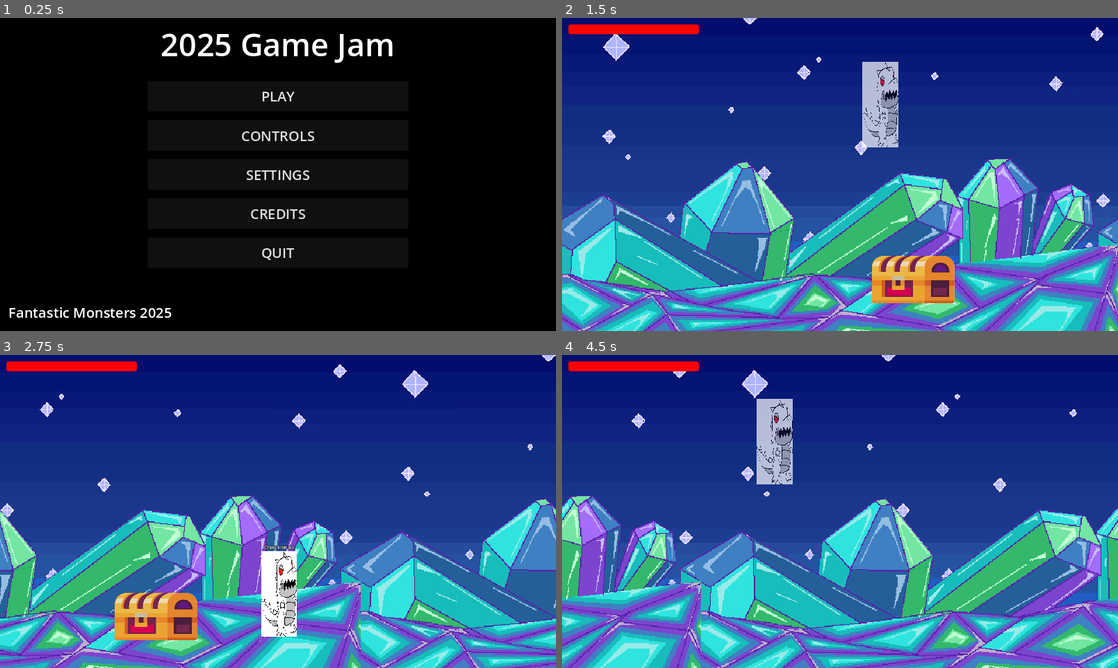
Above: before the commit, frames 1-4 (two rows, left to right).
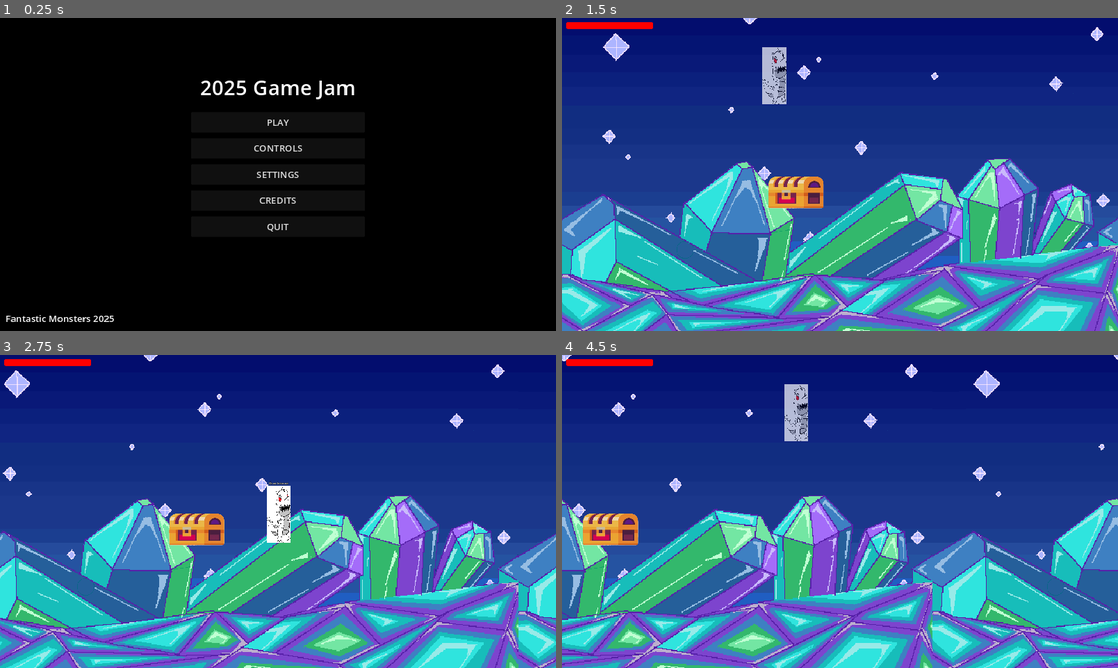
Above: after the commit, the same moments.

Repository: RandomlyZay/2025-game-jam
Game: Godot game, scene res://ui/menus/main_menu/main_menu.tscn
Two runs of this game, one before a commit and one after it. Both use one fixed random seed, a clock stepped at 60 frames per second and the inputs below.
Inputs (mouse positions are in pixels of both pictures, inside the frame that each line leads up to):
- Up to frame 1 (0.25 s): no input
- Up to frame 2 (1.5 s): click "PLAY" at 0.5 s; tap Enter (ui_accept) at 1.25 s; move the mouse to (962, 158) at 1.27 s; hold D (move_right) from 1.28 s (still down); tap Space (dash) at 1.35 s; click (962, 158) at 1.42 s
- Up to frame 3 (2.75 s): tap Enter (ui_accept) at 1.52, 2.27 s; move the mouse to (166, 527) at 2.02 s; release D (move_right) at 2.03 s; hold S (move_down) from 2.03 s (still down); tap E (interact) at 2.1 s
- Up to frame 4 (4.5 s): move the mouse to (895, 442) at 2.77 s; release S (move_down) at 2.78 s; hold D (move_right) 2.78-3.53 s; tap Space (dash) at 2.85, 4.35 s; move the mouse to (812, 574) at 3.52 s; hold W (move_up) 3.53-4.28 s; tap E (interact) at 3.6 s; click (812, 574) at 3.67 s; tap Enter (ui_accept) at 3.77 s; move the mouse to (1006, 558) at 4.27 s; hold A (move_left) from 4.28 s (still down)

The runs differ from the first frame. In frame 1, 3.3% of the frame differs, in the area x 1-71%, y 4-98%; in frame 2, 6.5%; in frame 3, 44%; in frame 4, 48%, in the area x 0-100%, y 0-100%.

Commit message:
Increased game resolution from 1280x720 to 1920x1080

Diff:
--- a/project.godot
+++ b/project.godot
@@ -24,8 +24,8 @@
 
 [display]
 
-window/size/viewport_width=1280
-window/size/viewport_height=720
+window/size/viewport_width=1920
+window/size/viewport_height=1080
 window/size/mode=3
 window/size/resizable=false
 window/stretch/mode="canvas_items"
--- a/stages/level1/level1.tscn
+++ b/stages/level1/level1.tscn
@@ -14,9 +14,10 @@
 [node name="ParallaxBackground" type="ParallaxBackground" parent="."]
 
 [node name="ParallaxLayer" type="ParallaxLayer" parent="ParallaxBackground"]
-motion_mirroring = Vector2(1280, 0)
+motion_mirroring = Vector2(1920, 0)
 
 [node name="Background" type="Sprite2D" parent="ParallaxBackground/ParallaxLayer"]
+scale = Vector2(1.5, 1.5)
 texture = ExtResource("5_vx4yd")
 centered = false
 
@@ -26,7 +27,7 @@
 
 [node name="LeftWall" type="CollisionPolygon2D" parent="LevelBounds"]
 build_mode = 1
-polygon = PackedVector2Array(0, 0, 0, 720)
+polygon = PackedVector2Array(0, 0, 0, 1080)
 
 [node name="TopWall" type="CollisionPolygon2D" parent="LevelBounds"]
 build_mode = 1
@@ -34,7 +35,7 @@
 
 [node name="BottomWall" type="CollisionPolygon2D" parent="LevelBounds"]
 build_mode = 1
-polygon = PackedVector2Array(0, 720, 100000, 720)
+polygon = PackedVector2Array(0, 1080, 100000, 1080)
 
 [node name="chest" parent="." instance=ExtResource("4_6ms3x")]
 position = Vector2(800, 630)
@@ -45,5 +46,5 @@
 [node name="Camera" type="Camera2D" parent="Player"]
 limit_left = 0
 limit_top = 0
-limit_bottom = 720
+limit_bottom = 1080
 position_smoothing_enabled = true
